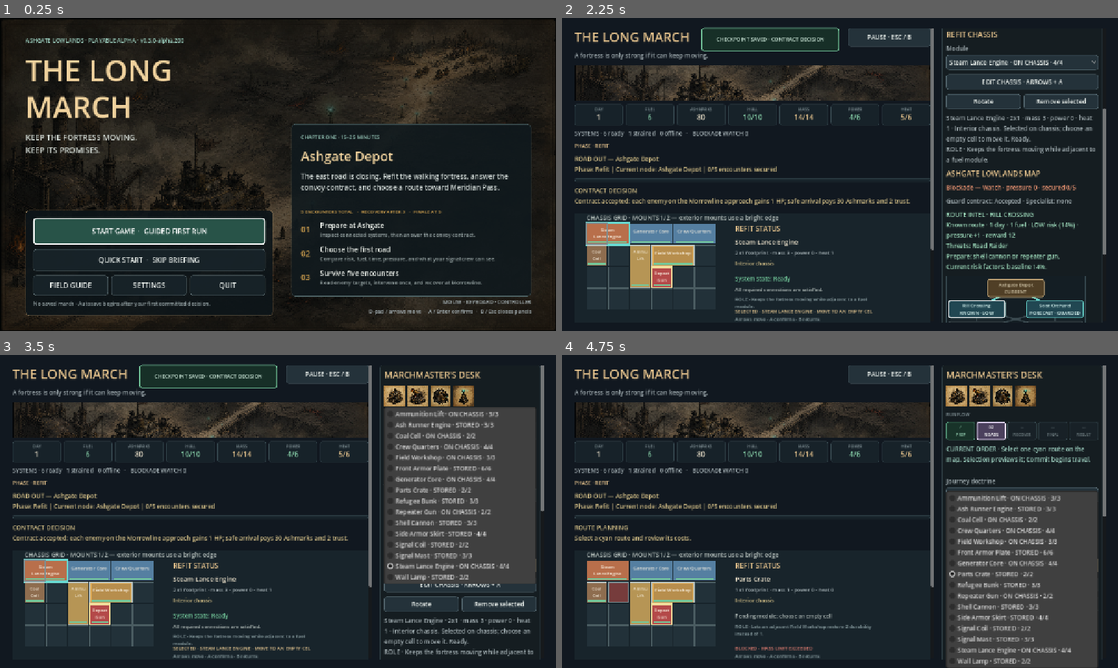
Above: before the commit, frames 1-4 (two rows, left to right).
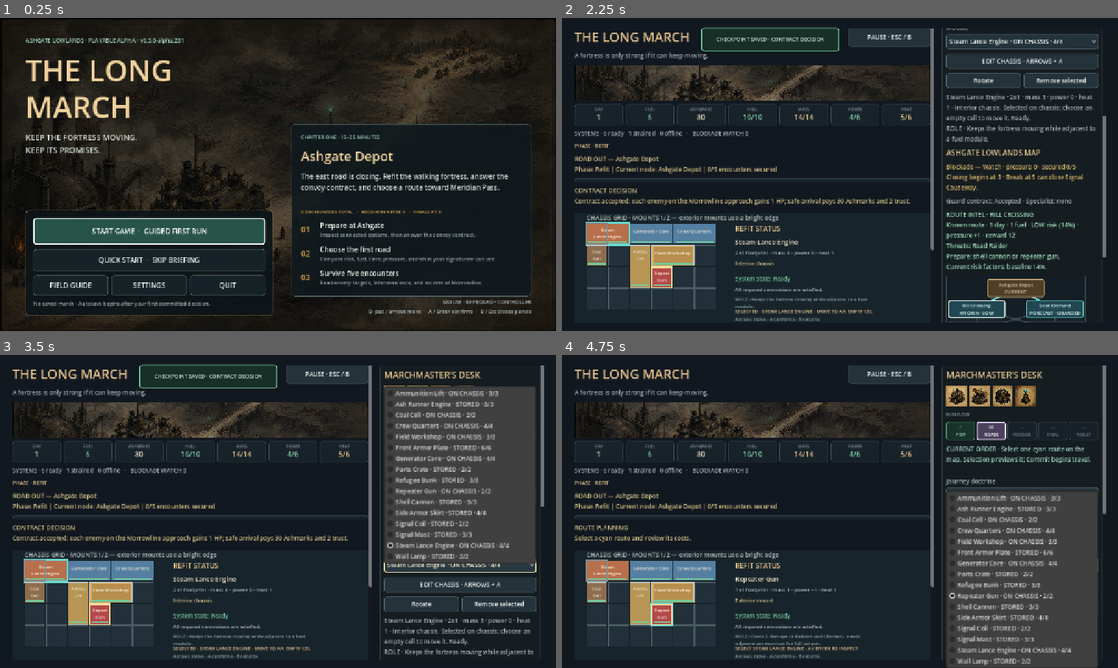
Above: after the commit, the same moments.

Repository: raphaelroshan/the-long-march
Game: Godot game, scene res://scenes/App.tscn
Same seed, same stepped clock (60 frames per second), same inputs: the game is played once before the commit and once after it.
Inputs (mouse positions are in pixels of both pictures, inside the frame that each line leads up to):
- Up to frame 1 (0.25 s): no input
- Up to frame 2 (2.25 s): click "START GAME · GUIDED FIRST RUN" at 0.5 s; click "SKIP FOR THIS RUN" at 1.25 s; click "GUARD THE CONVOY MORROWLINE ·…" at 2 s
- Up to frame 3 (3.5 s): click "Steam Lance Engine · ON CHASS…" at 2.75 s
- Up to frame 4 (4.75 s): click "Protect Cargo" at 3.5 s; click (1023, 564) at 4.25 s, where only the run before the commit has a clickable "Parts Crate · STORED · 2/2"

The runs differ from the first frame. In frame 1, less than 0.1% of the frame differs, in the area x 32-33%, y 6-8%; in frame 2, 5.6%; in frame 3, 5.8%, in the area x 69-98%, y 10-74%; in frame 4, 1.4%.

Commit message:
Explain blockade pressure thresholds

Diff:
--- a/project.godot
+++ b/project.godot
@@ -4,7 +4,7 @@
 
 [application]
 config/name="The Long March"
-config/version="0.3.0-alpha.200"
+config/version="0.3.0-alpha.201"
 run/main_scene="res://scenes/App.tscn"
 config/features=PackedStringArray("4.4", "GL Compatibility")
 
--- a/src/ui/main.gd
+++ b/src/ui/main.gd
@@ -631,6 +631,8 @@
 	campaign_title.add_theme_color_override("font_color", Color("#e8c58e"))
 	controls.add_child(campaign_title)
 	campaign_pressure_label = Label.new()
+	campaign_pressure_label.autowrap_mode = TextServer.AUTOWRAP_WORD_SMART
+	campaign_pressure_label.custom_minimum_size = Vector2(320, 36)
 	campaign_pressure_label.add_theme_color_override("font_color", Color("#e89270"))
 	controls.add_child(campaign_pressure_label)
 	campaign_path_label = Label.new()
@@ -1891,7 +1893,20 @@
 	campaign_pressure_label.visible = state.campaign_active
 	campaign_path_label.visible = state.campaign_active
 	campaign_map.visible = state.campaign_active and planning_phase
-	campaign_pressure_label.text = "Blockade — %s · pressure %d · secured %d/5" % [state.campaign_pressure_band().capitalize(), state.campaign_pressure, state.campaign_encounters_completed]
+	var pressure_band := state.campaign_pressure_band()
+	var pressure_effect := "Closing begins at 3 · Break at 5 can close Signal Causeway."
+	var pressure_color := Color("#d8b568")
+	if pressure_band == "closing":
+		pressure_effect = "Break begins at 5 and can close Signal Causeway without forecasting."
+		pressure_color = Color("#e89270")
+	elif pressure_band == "break":
+		if state.campaign_node_closed("signal_causeway"):
+			pressure_effect = "Signal Causeway is closed · ready forecasting gear or Iven Pell can reopen it."
+		else:
+			pressure_effect = "Forecasting keeps Signal Causeway open despite Break pressure."
+		pressure_color = Color("#ef8375")
+	campaign_pressure_label.text = "Blockade — %s · pressure %d · secured %d/5\n%s" % [pressure_band.capitalize(), state.campaign_pressure, state.campaign_encounters_completed, pressure_effect]
+	campaign_pressure_label.add_theme_color_override("font_color", pressure_color)
 	campaign_path_label.text = "Guard contract: %s · Specialist: %s" % [state.guard_contract_status.replace("_", " ").capitalize(), "Iven Pell" if state.specialist_id == "iven_pell" else "none"]
 
 	var contract_offered := state.campaign_active and state.guard_contract_status == "offered" and state.current_location == "ashgate_depot"
--- a/tests/test_prototype_flow.gd
+++ b/tests/test_prototype_flow.gd
@@ -211,6 +211,7 @@
 	_expect(game.guidance_label.text.contains("Select one cyan route"), "the objective should advance immediately after the contract is answered")
 	_expect(game.current_run_flow_step == 1 and game.run_flow_labels[0].text.begins_with("✓"), "answering the contract should advance the tracker to the Lowlands roads")
 	_expect(game.campaign_map.status_for("rill_crossing") == "available" and not game.campaign_map.button_for("rill_crossing").disabled, "answering the contract should activate the opening map nodes")
+	_expect(game.campaign_pressure_label.text.contains("Closing begins at 3") and game.campaign_pressure_label.text.contains("Break at 5"), "Watch pressure should explain both upcoming closure thresholds before route choice")
 	_expect(game.campaign_map.button_for("rill_crossing").text.contains("KNOWN · LOW") and game.campaign_map.button_for("soot_orchard").text.contains("FORECAST · GUARDED"), "available map nodes should expose compact scouting and risk comparisons before focus")
 	_expect(game.campaign_map.button_for("rill_crossing").has_focus(), "resolving the contract should hand controller focus to the first route")
 	_expect(game.right_scroll.get_global_rect().encloses(game.campaign_map.button_for("rill_crossing").get_global_rect()), "route focus should scroll the selected action fully into view")
@@ -563,6 +564,7 @@
 	game._refresh_ui()
 	_expect(game.campaign_map.status_for("signal_causeway") == "closed" and game.campaign_map.status_for("lower_ash_road") == "available", "the visual map should show Break closing only the optional causeway")
 	_expect(game.campaign_map.detail_for("signal_causeway").contains("Ready forecasting gear or Iven Pell"), "a closed route should name both ways to restore access")
+	_expect(game.campaign_pressure_label.text.contains("Signal Causeway is closed") and game.campaign_pressure_label.text.contains("can reopen it"), "Break pressure should explain the live closure and both recovery paths")
 	game.state.campaign_pressure = saved_pressure
 	game._refresh_ui()
 	var saved_money: int = game.state.money
--- a/tools/ci_manifest.json
+++ b/tools/ci_manifest.json
@@ -1,7 +1,7 @@
 {
   "slug": "the-long-march",
   "display_name": "The Long March",
-  "prototype_version": "0.3.0-alpha.200",
+  "prototype_version": "0.3.0-alpha.201",
   "playtest_ready": true,
   "godot_test": "res://tests/test_fortress_state.gd",
   "primary_repo": "raphaelroshan/the-long-march",
Not shown, changed: export_presets.cfg
Not shown, changed: docs/decision_log.md
